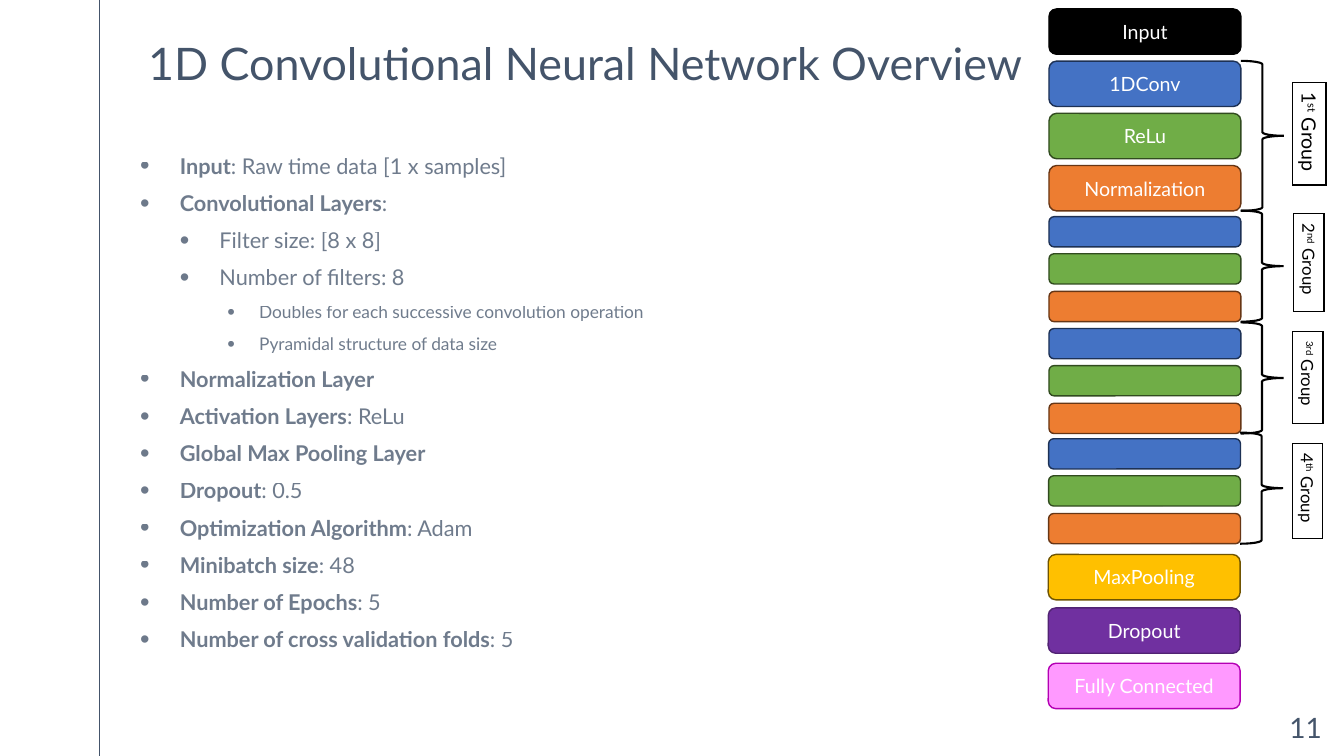
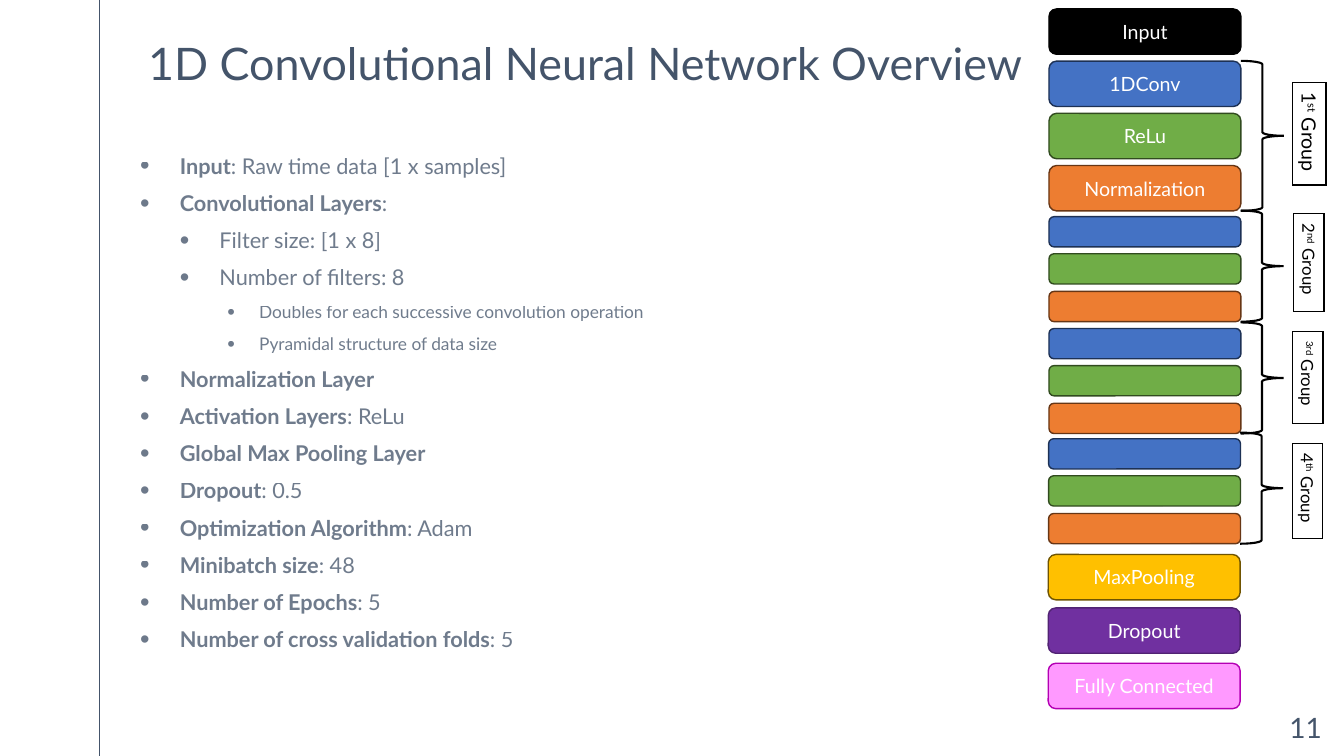
Before and after one commit to cbell14/ELE_594, a slide deck: slide 11 of Classification_of_Harmonics_Using_ML_v1.pptx. Drawn at 1344x756 pixels with LibreOffice and Linux fonts; fonts in the diff are those of the drawing. Boxes give left, top, right and bottom in pixels: in the first picture for what was removed or moved away, otherwise in the second. Text is boxed around its words. In the diff, an @@ line names an element or a change of style, - is before the commit and + after.

```diff
--- a/Classification_of_Harmonics_Using_ML_v1.pptx
+++ b/Classification_of_Harmonics_Using_ML_v1.pptx
@@ text at (x1=219, y1=232, x2=381, y2=251): text changed @@
-  • Filter size: [8 x 8]
+  • Filter size: [1 x 8]
```
Also in this commit, not shown: 4 other slides changed, 2 other files.
